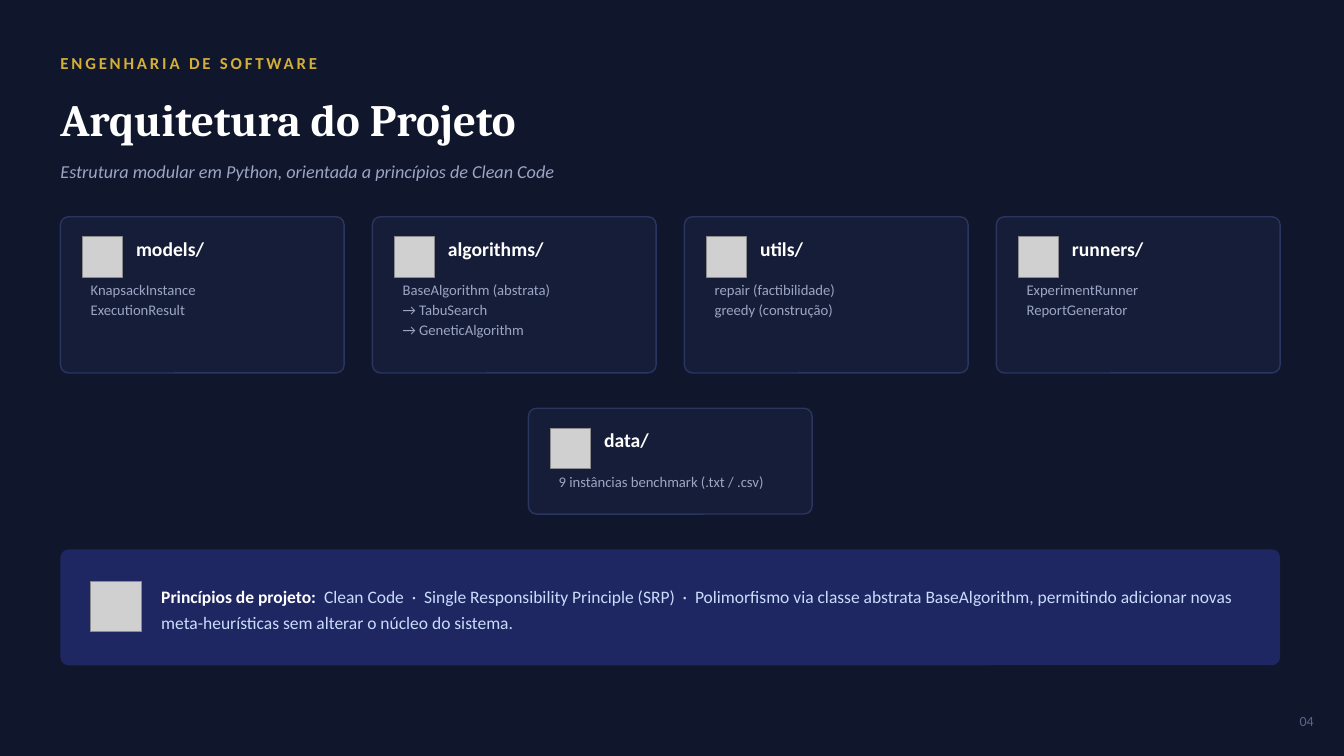
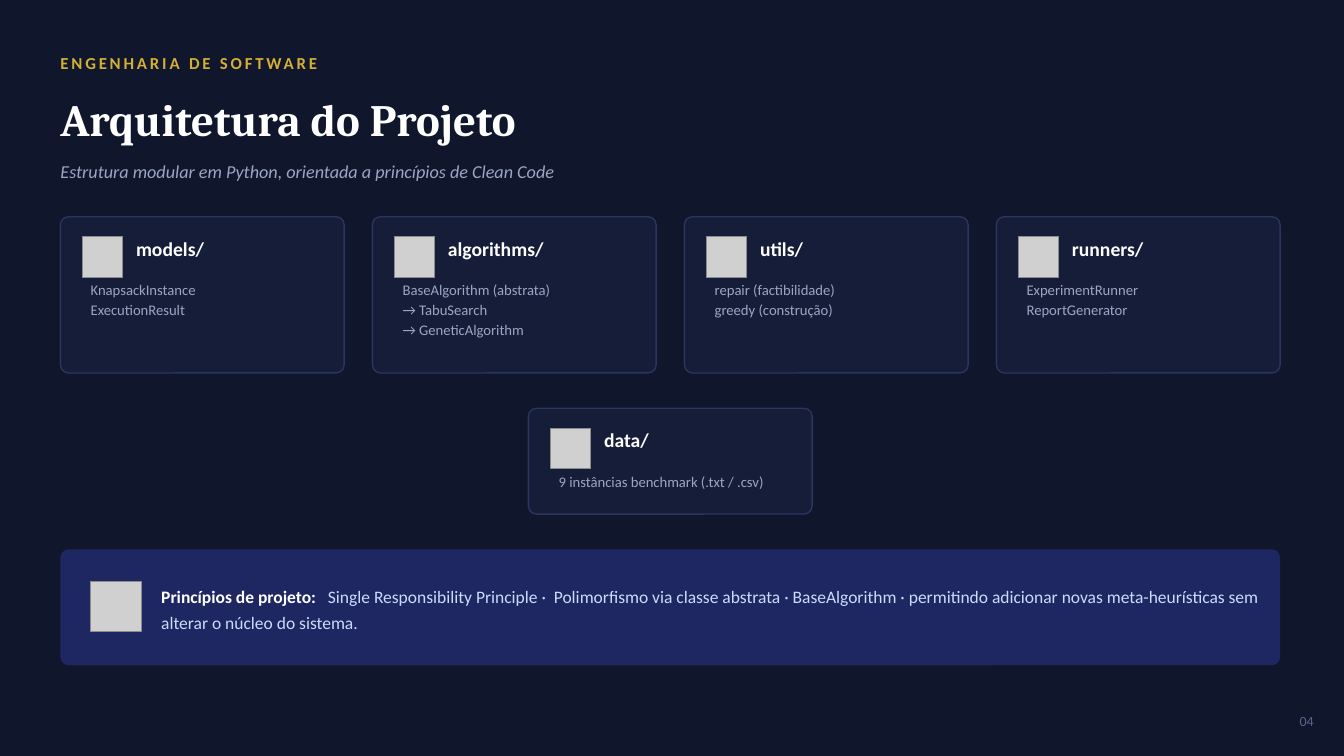
Before and after one commit to MayconCarpes/Mochila01, a slide deck: slide 4 of Mochila01_MetaHeuristicas_TabuVsAG.pptx. Drawn at 1344x756 pixels with LibreOffice and Linux fonts; fonts in the diff are those of the drawing; grey boxes stand for pictures. Boxes give left, top, right and bottom in pixels: in the first picture for what was removed or moved away, otherwise in the second. Text is boxed around its words. In the diff, an @@ line names an element or a change of style, - is before the commit and + after.

```diff
--- a/Mochila01_MetaHeuristicas_TabuVsAG.pptx
+++ b/Mochila01_MetaHeuristicas_TabuVsAG.pptx
@@ text at (161, 590, 1258, 629): text changed @@
-Princípios de projeto: Clean Code · Single Responsibility Principle (SRP) · Polimorfismo via classe abstrata BaseAlgorithm, permitindo adicionar novas meta-heurísticas sem alterar o núcleo do sistema.
+Princípios de projeto: Single Responsibility Principle · Polimorfismo via classe abstrata · BaseAlgorithm · permitindo adicionar novas meta-heurísticas sem alterar o núcleo do sistema.
```
Also in this commit, not shown: 5 other slides changed, 1 other file.
